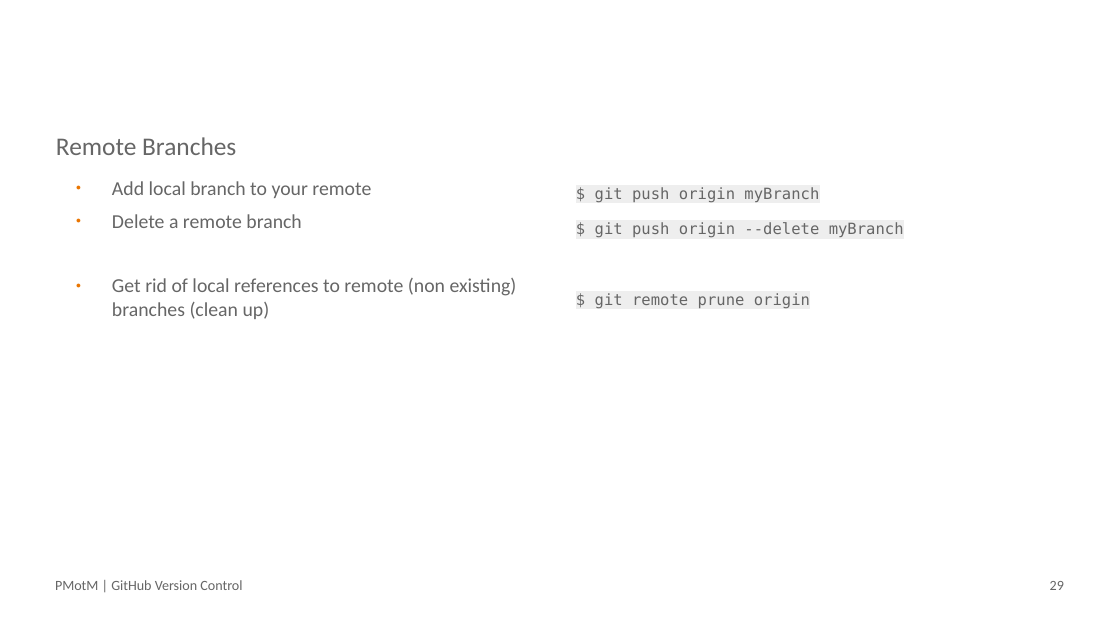
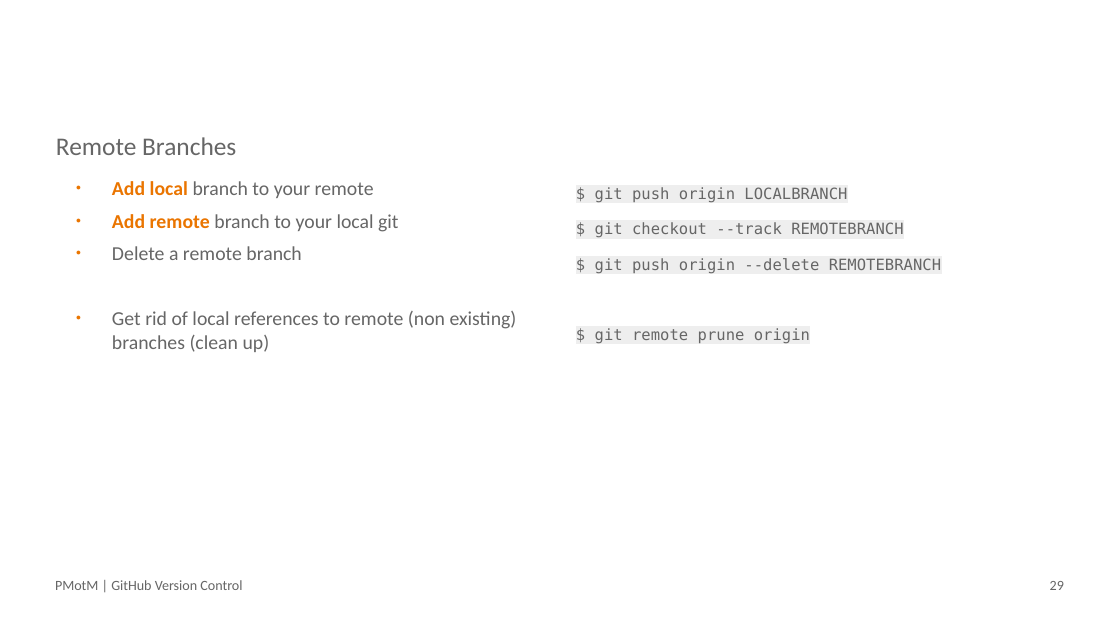
Before and after one commit to NiclasRieger/PythonModuleoftheMonth, a slide deck: slide 29 of 20200724-github/20200724-pmotm-github.odp. Drawn at 1120x630 pixels with LibreOffice and Linux fonts; fonts in the diff are those of the drawing; background and template pictures are left out. Boxes give left, top, right and bottom in pixels: in the first picture for what was removed or moved away, otherwise in the second. Text is boxed around its words. In the diff, an @@ line names an element or a change of style, - is before the commit and + after.

Commit message:
update presentation

```diff
--- a/20200724-github/20200724-pmotm-github.odp
+++ b/20200724-github/20200724-pmotm-github.odp
@@ text at [112,181,374,198]: text colour #666666 to #EA7500, bold on in "Add local" @@
@@ text at [595,187,941,274]: text changed @@
-$ git push origin myBranch
-$ git push origin --delete myBranch
+$ git push origin LOCALBRANCH
+$ git checkout --track REMOTEBRANCH
+$ git push origin --delete REMOTEBRANCH
@@ text at [112,214,398,232]: paragraph added @@
+● Add remote branch to your local git
```
